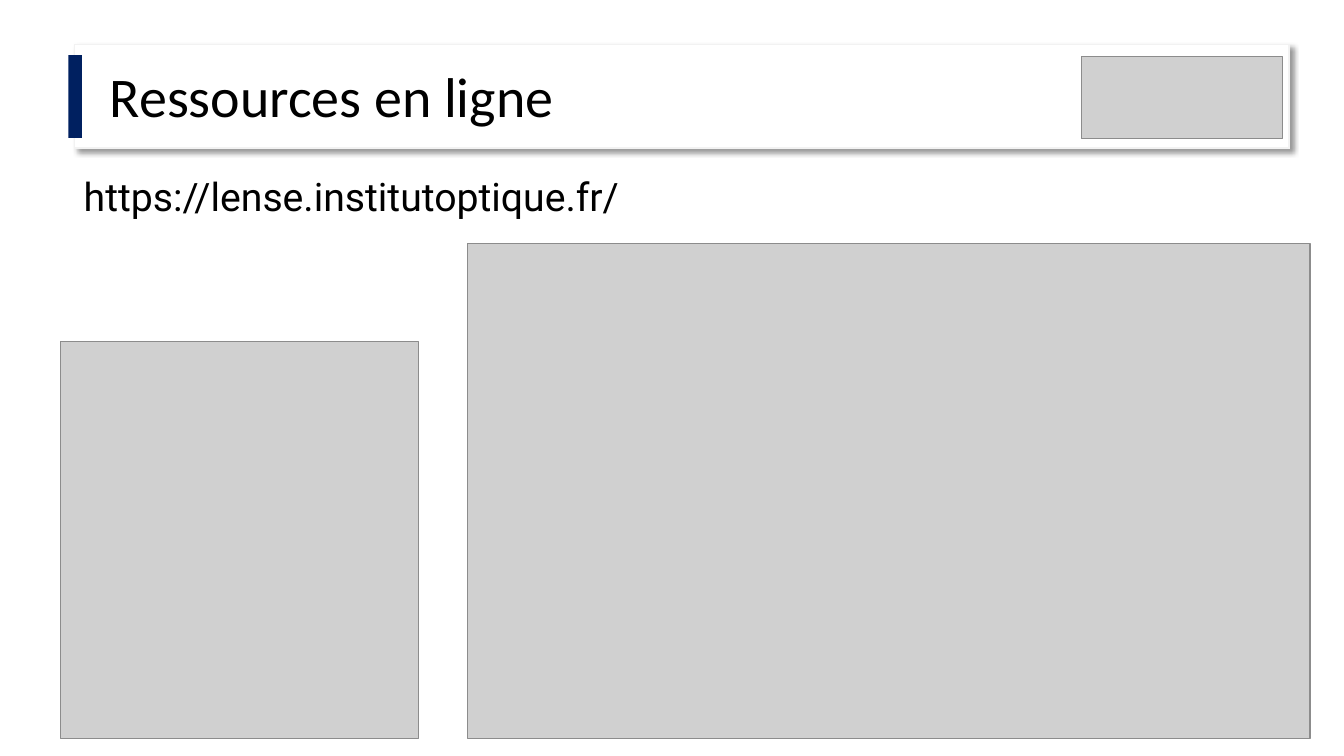
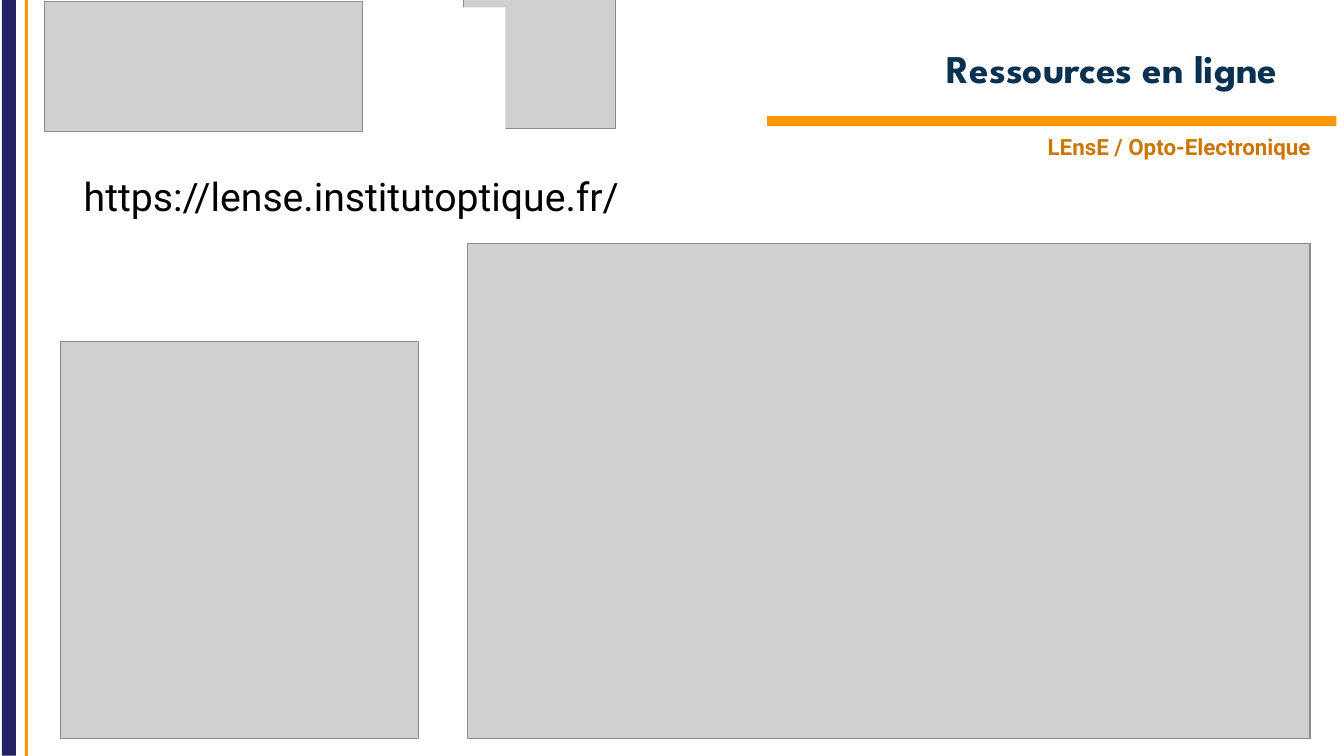
Before and after one commit to IOGS-Digital-Methods/semester-5, a slide deck: slide 2 of OptoElectronique/Cours/S5_Optoelectronique_2026_lite.pptx. Drawn at 1344x756 pixels with LibreOffice and Linux fonts; fonts in the diff are those of the drawing; grey boxes stand for pictures; background and template pictures are left out. Boxes give left, top, right and bottom in pixels: in the first picture for what was removed or moved away, otherwise in the second. Text is boxed around its words. In the diff, an @@ line names an element or a change of style, - is before the commit and + after.

Commit message:
Update OPTO / Intro 2026 and lite for labworks

```diff
--- a/OptoElectronique/Cours/S5_Optoelectronique_2026_lite.pptx
+++ b/OptoElectronique/Cours/S5_Optoelectronique_2026_lite.pptx
@@ line added from (9, 756) to (9, 0), #222267 10 pt @@
@@ line added from (26, 756) to (26, 0), #FF960A 2.25 pt @@
@@ rectangle added at (37,7,506,147), fill #FFFFFF @@
@@ picture added at (45,2,363,132) @@
@@ picture added at (464,0,616,129) @@
@@ rectangle removed at (69,55,83,138) @@
@@ rectangle removed at (75,44,1290,148) @@
@@ title "Ressources en ligne": place and size @@
-title "Ressources en ligne" at (110,78,553,127)
+title "Ressources en ligne" at (947,56,1277,92)
@@ title "Ressources en ligne" at (947,56,1277,92): size 40 to 28 pt, font Calibri to League Spartan, text colour #000000 to #0A3250, bold on; alignment left to right; line spacing 0.9 to 1; vertical alignment top to middle @@
@@ picture removed at (1082,56,1284,139) @@
@@ rectangle added at (767,116,1337,126), fill #FA960A @@
@@ text added at (1048,138,1310,160), 16 pt, text #CC7604, bold @@
+LEnsE / Opto-Electronique
```
Also in this commit, not shown: 8 other slides changed, 3 slides added, 3 slides removed, 1 other file.
